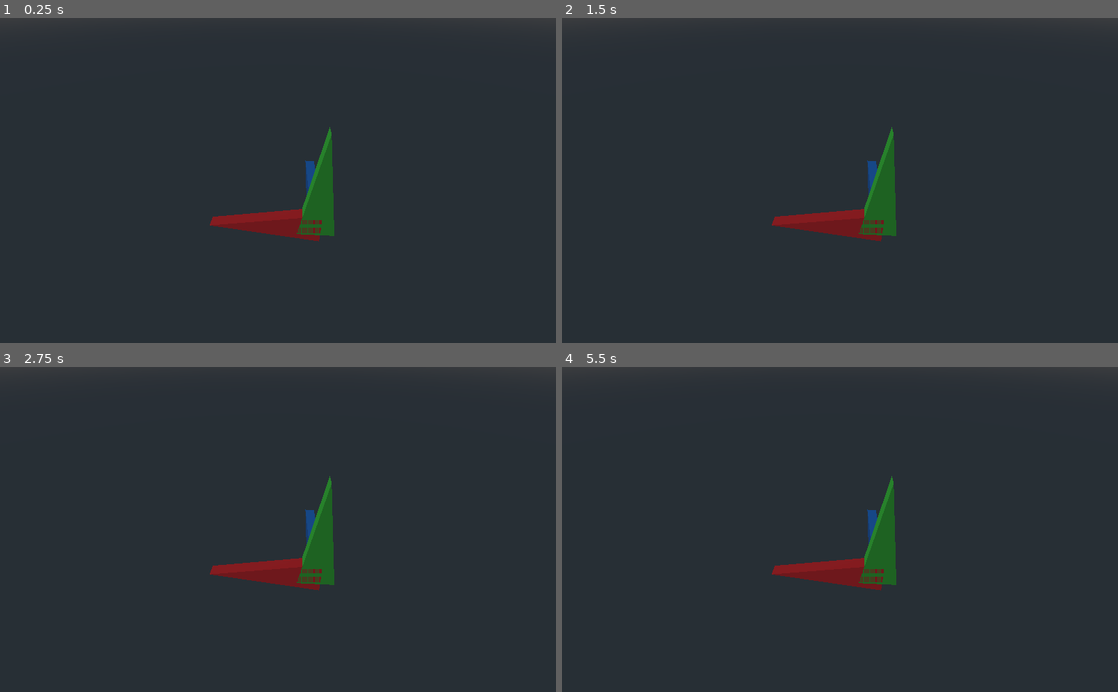
Above: before the commit, frames 1-4 (two rows, left to right).
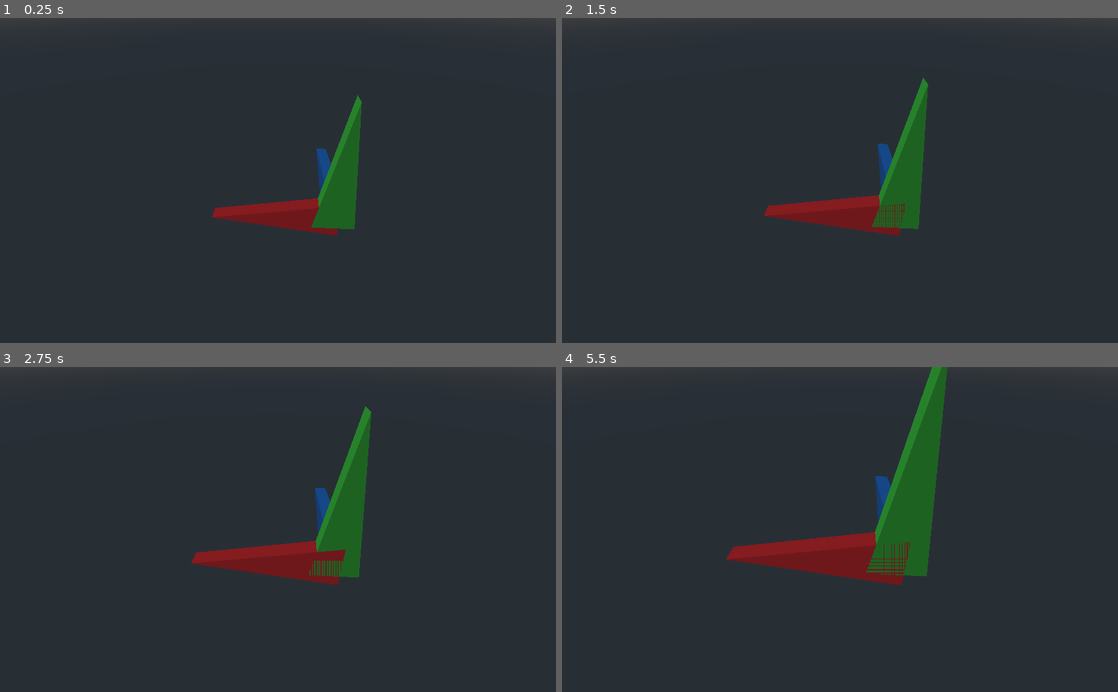
Above: after the commit, the same moments.

Repository: vrcdrafter/matrix_testing_godot
Game: Godot game, scene res://test_environment.tscn
Two runs of this game, one before a commit and one after it. Both use one fixed random seed, a clock stepped at 60 frames per second and the inputs below.
Inputs:
- Up to frame 1 (0.25 s): no input
- Up to frame 2 (1.5 s): no input
- Up to frame 3 (2.75 s): no input
- Up to frame 4 (5.5 s): no input

The runs differ from the first frame. In frame 1, 3.3% of the frame differs, in the area x 37-66%, y 23-69%; in frame 2, 3.9%; in frame 3, 4.8%; in frame 4, 6.8%, in the area x 29-70%, y 0-69%.

Commit message:
learned how to lerp .

Diff:
--- a/vector_study/test_environment.tscn
+++ b/vector_study/test_environment.tscn
@@ -5,6 +5,6 @@
 [node name="Spatial" type="Spatial"]
 
 [node name="Camera" type="Camera" parent="."]
-transform = Transform( 0.663313, -0.471972, 0.58074, 0, 0.776035, 0.630689, -0.748342, -0.418344, 0.514754, 2.46928, 5.71424, 3.59819 )
+transform = Transform( 0.663313, -0.471972, 0.58074, 0, 0.776035, 0.63069, -0.748342, -0.418345, 0.514754, 1.999, 5, 3.598 )
 
 [node name="widget" parent="." instance=ExtResource( 1 )]
--- a/vector_study/widget.gd
+++ b/vector_study/widget.gd
@@ -1,6 +1,6 @@
 extends Spatial
 
-
+var t = 0.0
 # Declare member variables here. Examples:
 # var a = 2
 # var b = "text"
@@ -13,6 +13,9 @@
 
 # Called every frame. 'delta' is the elapsed time since the previous frame.
 func _process(delta):
+
+	t += delta
+
 	var basis = Basis()
 	print(basis)
 	transform.basis.x = Vector3(.7, 0, -.7) # Vector pointing along the X axis
@@ -20,5 +23,8 @@
 	transform.basis.z = Vector3(.7, 0, .7) # Vector pointing along the Z axis
 	print(basis) # Replace with function body.
 	#var basis_camera = camera.global_position
-	var child_two_position = camera.global_transform
-	print("camera position", child_two_position)
+	var camera_pos = camera.global_transform
+	var camera_basis = transform.basis
+	print("camera position", camera_basis.x)
+	#self.transform = self.transform.looking_at(camera.translation,camera_basis.y)
+	self.transform.origin = lerp(self.transform.origin,camera.transform.origin,.001)
